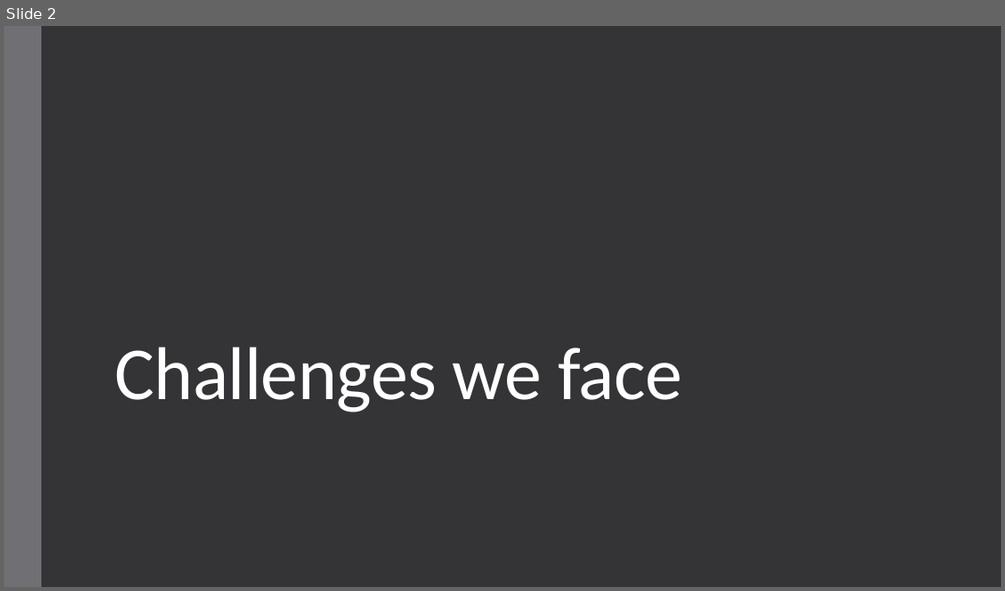
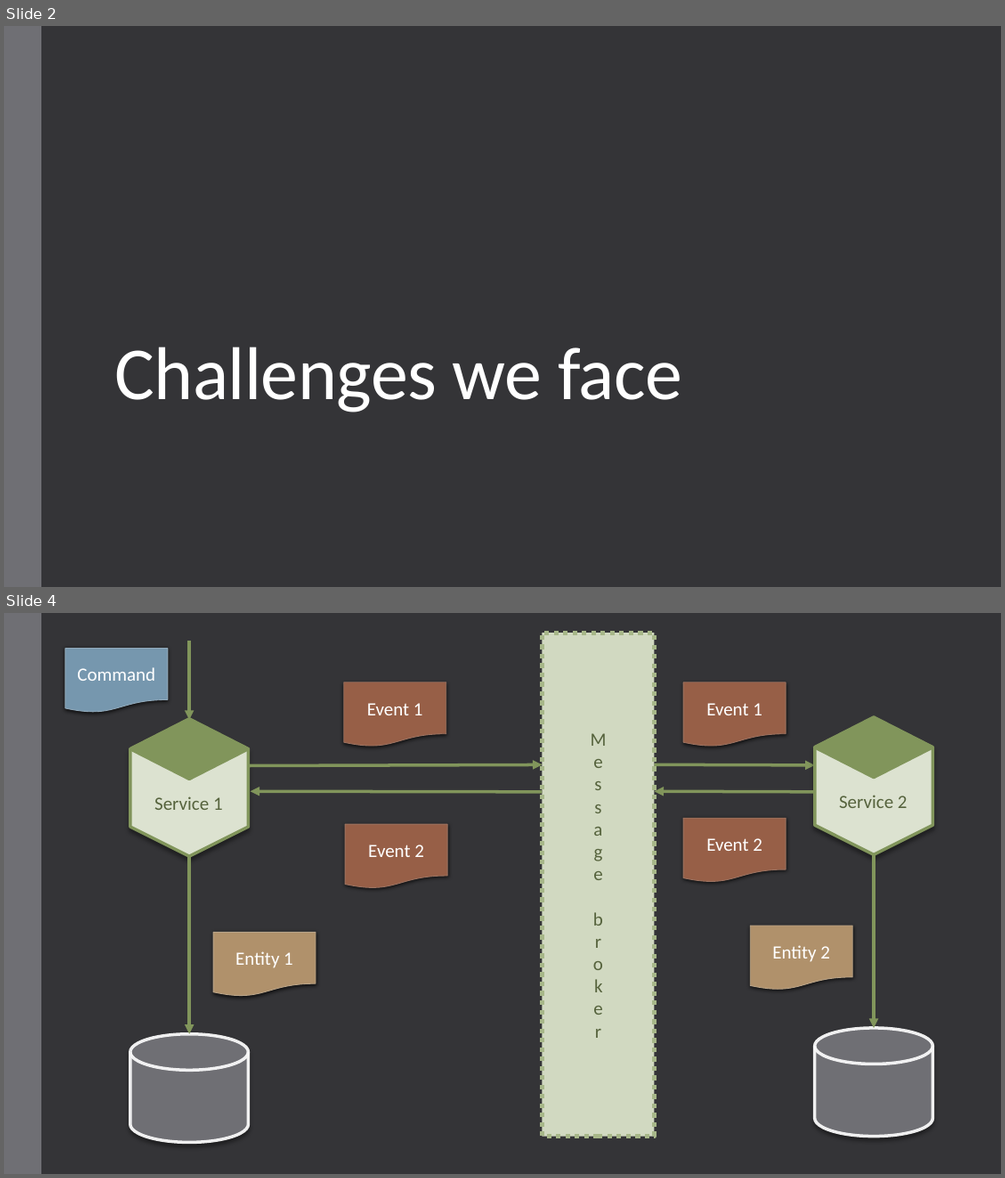
Before and after one commit to andrii-litvinov/event-driven-mongodb, a slide deck: t18-event-mongodb.pptx. Shown one above the other, each under a label of ours: slide 2 before the commit, slides 2 and 4 after it; the slides between them are not shown. The pictures are 1005x591 and 1005x1178 pixels, drawn with LibreOffice and Linux fonts; fonts in the diff are those of the drawing. Boxes give left, top, right and bottom in pixels: in the first picture for what was removed or moved away, otherwise in the second. Text is boxed around its words. In the diff, an @@ line names an element or a change of style, - is before the commit and + after.

```diff
--- a/t18-event-mongodb.pptx
+++ b/t18-event-mongodb.pptx
@@ slide 4 added at box(4, 613, 1001, 1174), background #353537; not listed: 1 template element that a slide beside it also shows @@
@@ rectangle added at box(542, 633, 655, 1136), fill #D1DAC2, outline #A7B789 4.5 pt dashed, 18 pt, text #56633D @@
+Message broker
@@ flow chart document added at box(65, 648, 168, 713), fill #7797AE, outline #92A9B9 0.75 pt, 18 pt, text #FFFFFF @@
+Command
@@ arrow added from (189, 641) to (189, 720), #81955B 3 pt @@
@@ flow chart document added at box(344, 682, 446, 747), fill #985F47, outline #9B7362 0.75 pt, 18 pt, text #FFFFFF @@
+Event 1
@@ flow chart document added at box(684, 682, 786, 747), fill #985F47, outline #9B7362 0.75 pt, 18 pt, text #FFFFFF @@
+Event 1
@@ diamond added at box(130, 718, 249, 779), fill #81955B, outline #81955B 3 pt @@
@@ hexagon added at box(815, 718, 933, 855), fill #DCE2D0, outline #81955B 3 pt @@
@@ diamond added at box(815, 717, 933, 777), fill #81955B, outline #81955B 3 pt @@
@@ hexagon added at box(130, 720, 249, 856), fill #DCE2D0, outline #81955B 3 pt @@
@@ arrow added from (249, 765) to (542, 765), #81955B 3 pt @@
@@ arrow added from (655, 765) to (815, 765), #81955B 3 pt @@
@@ text added at box(154, 796, 223, 810), 18 pt, text #56633D @@
+Service 1
@@ arrow added from (542, 792) to (250, 791), #81955B 3 pt @@
@@ arrow added from (815, 792) to (655, 791), #81955B 3 pt @@
@@ text added at box(839, 795, 907, 808), 18 pt, text #56633D @@
+Service 2
@@ flow chart document added at box(345, 824, 447, 888), fill #985F47, outline #9B7362 0.75 pt, 18 pt, text #FFFFFF @@
+Event 2
@@ flow chart document added at box(684, 818, 786, 882), fill #985F47, outline #9B7362 0.75 pt, 18 pt, text #FFFFFF @@
+Event 2
@@ arrow added from (189, 856) to (189, 1034), #81955B 3 pt @@
@@ arrow added from (874, 854) to (874, 1028), #81955B 3 pt @@
@@ flow chart document added at box(213, 933, 316, 997), fill #B0926C, outline #B9A489 0.75 pt, 18 pt, text #FFFFFF @@
+Entity 1
@@ flow chart document added at box(751, 925, 853, 989), fill #B0926C, outline #B9A489 0.75 pt, 18 pt, text #FFFFFF @@
+Entity 2
@@ cylinder added at box(130, 1034, 249, 1143), fill #6F6F74, outline #F9F9F9 3 pt @@
@@ cylinder added at box(815, 1028, 933, 1136), fill #6F6F74, outline #F9F9F9 3 pt @@
```
Also in this commit, not shown: 2 slides changed, 3 other slides added.
